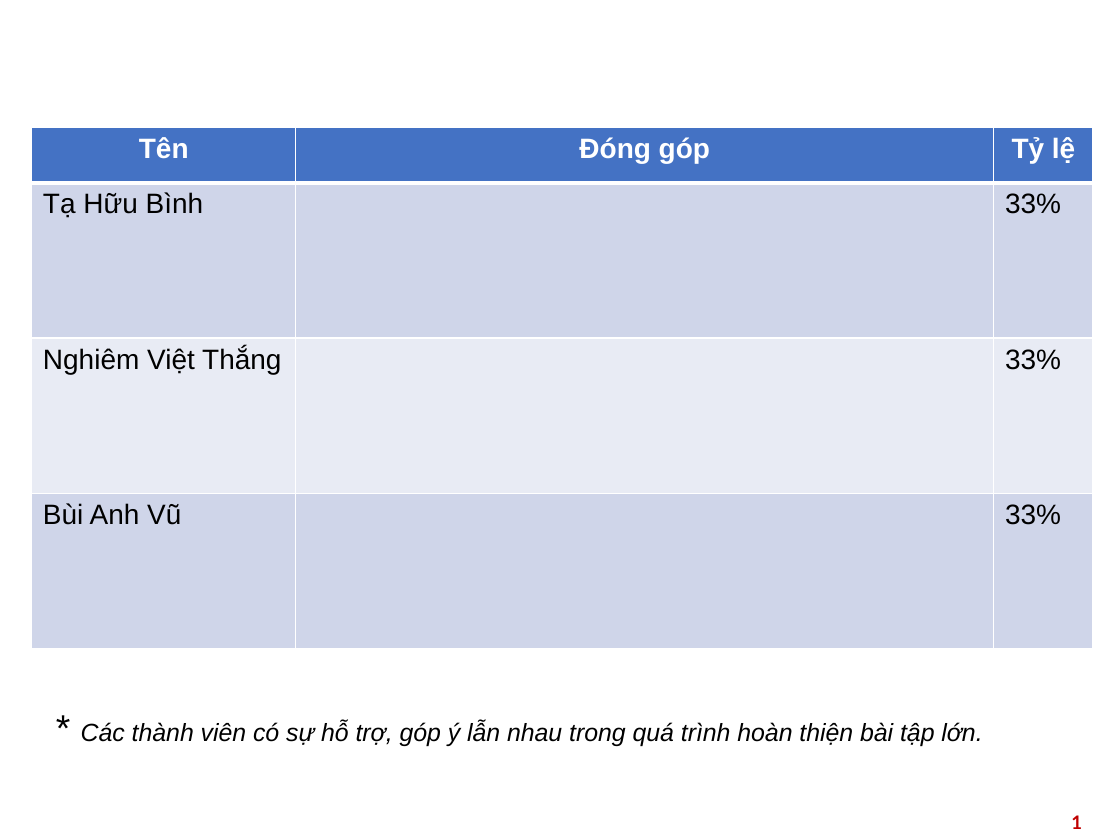
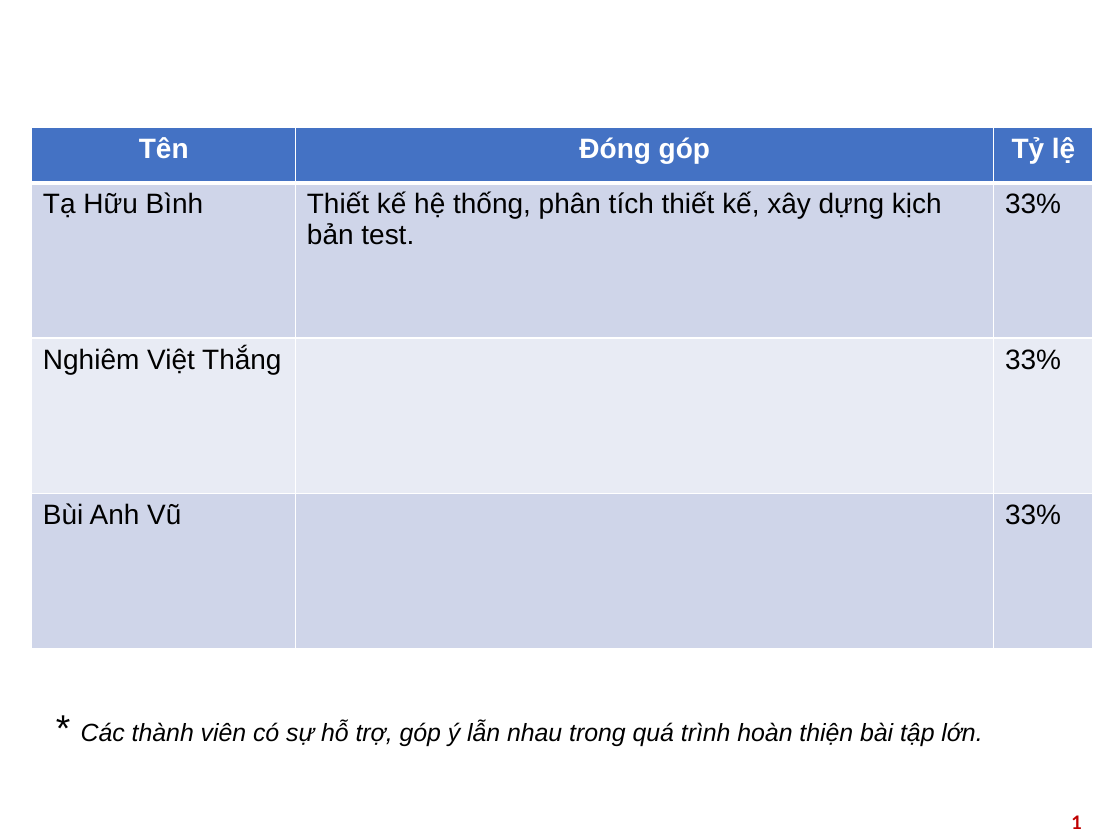
Before and after one commit to Tahuubinh/Capstone_TKXDPM.20221_Group-7-, a slide deck: slide 2 of Report/Báo cáo bài tập lớn.pptx. Drawn at 1120x840 pixels with LibreOffice and Linux fonts; fonts in the diff are those of the drawing; background and template pictures are left out. Boxes give left, top, right and bottom in pixels: in the first picture for what was removed or moved away, otherwise in the second. Text is boxed around its words. In the diff, an @@ line names an element or a change of style, - is before the commit and + after.

```diff
--- a/Report/Báo cáo bài tập lớn.pptx
+++ b/Report/Báo cáo bài tập lớn.pptx
@@ table at <box>31,128,1093,648</box> @@
-row 2, column 2: 
+row 2, column 2: Thiết kế hệ thống, phân tích thiết kế, xây dựng kịch bản test.
```
Also in this commit, not shown: 1 other slide changed, 4 slides added, 4 other files.
